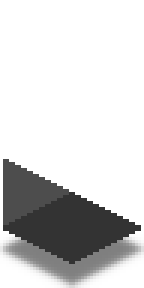
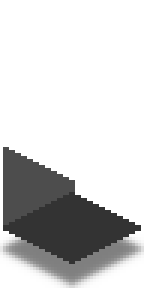
Layered file, before and after one edit (144 × 288). Changes by layer:
painted on "Cover" over <box>3,147,75,192</box>
painted on "Front" over <box>3,147,15,153</box>
